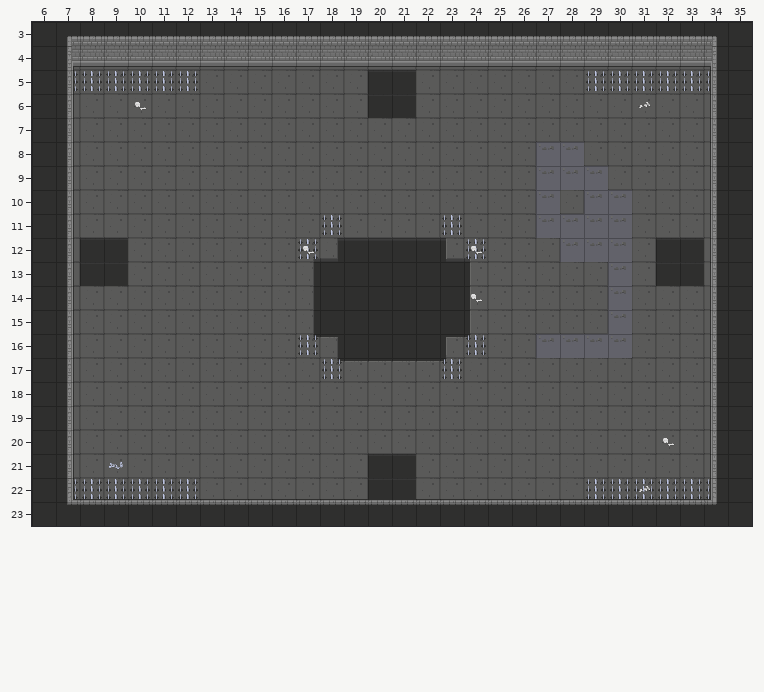
Two versions of a level (Tiled map, 9.tmx). This is how it looked before the edit.
Cells are 32x32 px. Shown: x 6..35, y 3..23.
After the commit:
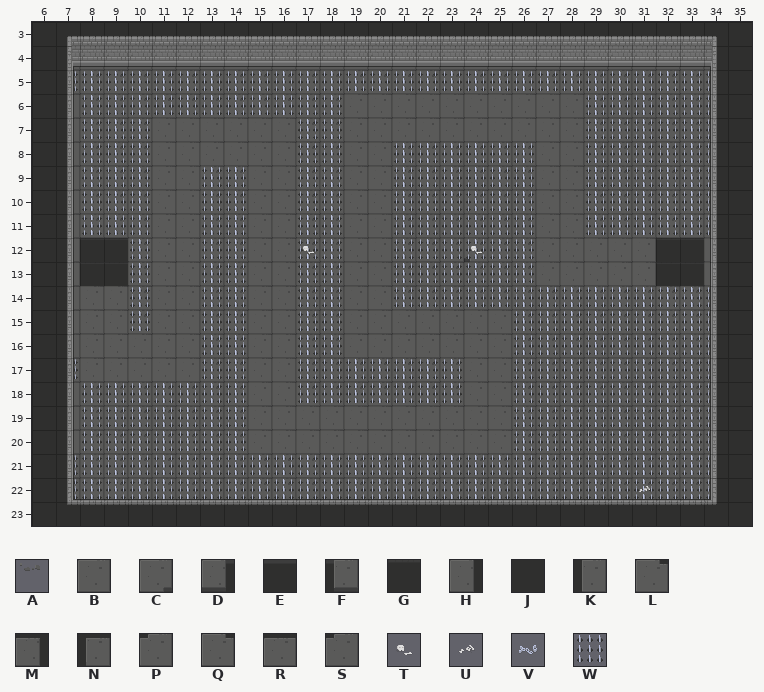
Key: from "Dungeon_Tileset": A 84, B 134, C 149, D 150, E 151, F 152, G 162, H 165, J 166, K 169, L 181, M 182, N 184, P 185, Q 198, R 199, S 200, T 240, U 241, V 242, W 243.
_ is an empty cell, # one hidden under a higher layer, . an unchanged one.
The edit:
--- layer "Слой тайлов 2"
@@ x 20..21 @@
- 5 GG
- 6 GG
+ 5 BB
+ 6 ##
@@ x 17..30 @@
- 8 ..........AA..
- 9 ..........AAA.
-10 ..........A.AA
-11 ..........AAAA
-12 CDEEEEF....AAA
-13 HJJJJJJK.....A
-14 HJJJJJJK.....A
-15 HJJJJJJK.....A
-16 LMJJJJNP..AAAA
-17 .QRRRRS.......
+ 8 ..........##..
+ 9 ..........##B.
+10 ..........#.BB
+11 ..........##BB
+12 BB##BBB....###
+13 BB##BBBB.....#
+14 BB##BBBB.....B
+15 BB######.....B
+16 BB######..BBBB
+17 .BBBBBB.......
@@ x 20..21 @@
-21 GG
-22 GG
+21 BB
+22 BB
--- layer "Слой тайлов 3"
@@ x 7..34 @@
- 5 ......________________......
- 6 .__T________.__.......__U___
- 7 .___......__..........______
- 8 .___......__..______________
- 9 .___..__..__..______________
-10 .___..__..__.._______.______
-11 .___..__.._...__.___________
-12 ..._..__...______.__.___....
-13 ..._..__..__________..._....
-14 ..._..__.._______T__________
-15 ..._..__..________._________
-16 ......__...______W._________
-17 _.....__.._.____..._________
-18 ._______.._______.._________
-19 ._______..........._________
-20 ._______...........______T__
-21 __V_________________________
-22 ......________________......
+ 5 ......WWWWWWWWWWWWWWWW......
+ 6 .WWWWWWWWWWW.BB.......WWWWWW
+ 7 .WWW......WW..........WWWWWW
+ 8 .WWW......WW..WWWWWWBBWWWWWW
+ 9 .WWW..WW..WW..WWWWWWBBWWWWWW
+10 .WWW..WW..WW..WWWWWWB.WWWWWW
+11 .WWW..WW..W...WW.WWWBBWWWWWW
+12 ...W..WW...WBBWWW.WW.BBB....
+13 ...W..WW..WWBBWWWWWW...B....
+14 ...W..WW..WWBBWWWWWWWWWWWWWW
+15 ...W..WW..WWBBBBBB.WWWWWWWWW
+16 ......WW...WBBBBBB.WWWWWWWWW
+17 W.....WW..W.WWWW...WWWWWWWWW
+18 .WWWWWWW..WWWWWWW..WWWWWWWWW
+19 .WWWWWWW...........WWWWWWWWW
+20 .WWWWWWW...........WWWWWWWWW
+21 WWWWWWWWWWWWWWWWWWWWWWWWWWWW
+22 ......WWWWWWWWWWWWWWWW......
Pixel boxes of the changes (left, top, right, bottom) in both pictures:
changed: (74, 70, 710, 499)
